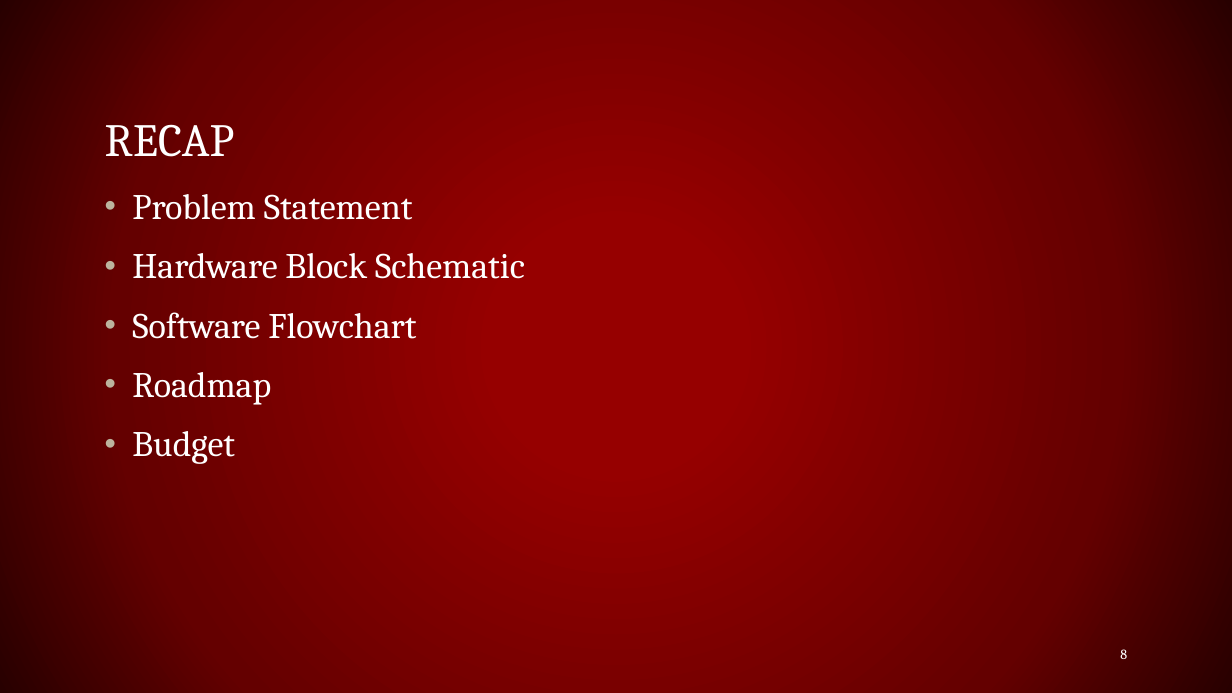
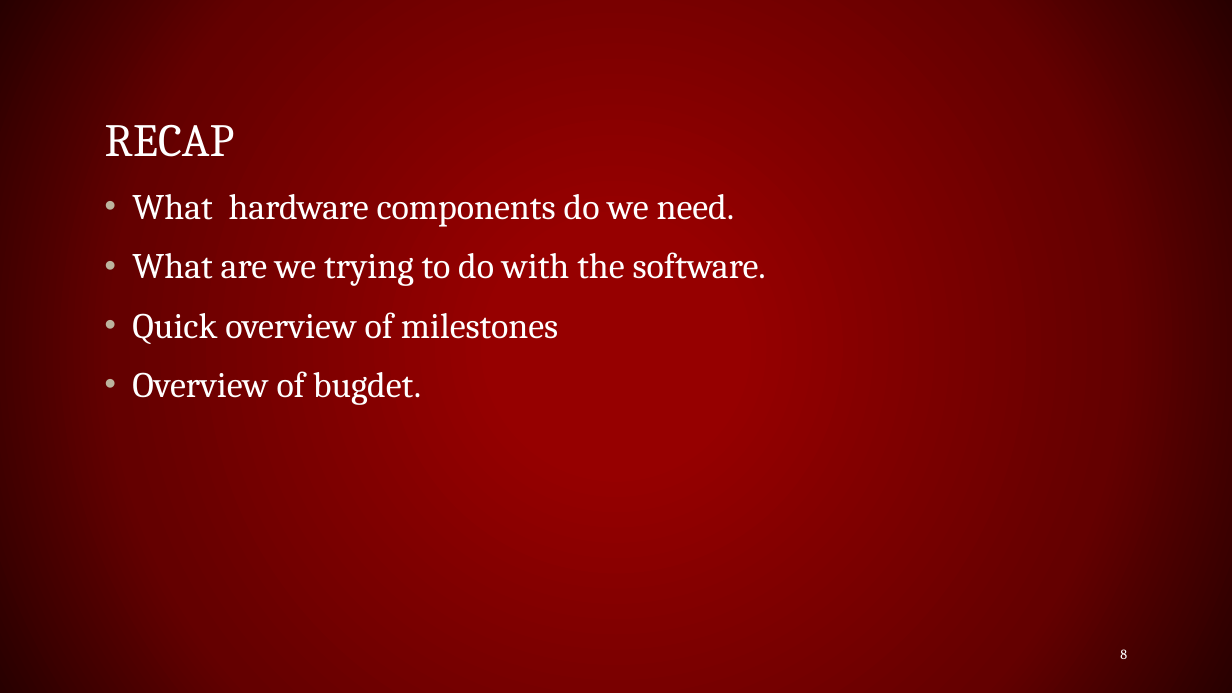
Before and after one commit to lmilam/Project-Lab-1-Group-4-, a slide deck: slide 8 of Group4Prez.pptx. Drawn at 1232x693 pixels with LibreOffice and Linux fonts; fonts in the diff are those of the drawing. Boxes give left, top, right and bottom in pixels: in the first picture for what was removed or moved away, otherwise in the second. Text is boxed around its words. In the diff, an @@ line names an element or a change of style, - is before the commit and + after.

```diff
--- a/Group4Prez.pptx
+++ b/Group4Prez.pptx
@@ text at [132,194,766,405]: text changed @@
-• Problem Statement
-• Hardware Block Schematic
-• Software Flowchart
-• Roadmap
-• Budget
+• What hardware components do we need.
+• What are we trying to do with the software.
+• Quick overview of milestones
+• Overview of bugdet.
```
Also in this commit, not shown: 5 other slides changed, 1 slide added, 1 slide removed.
